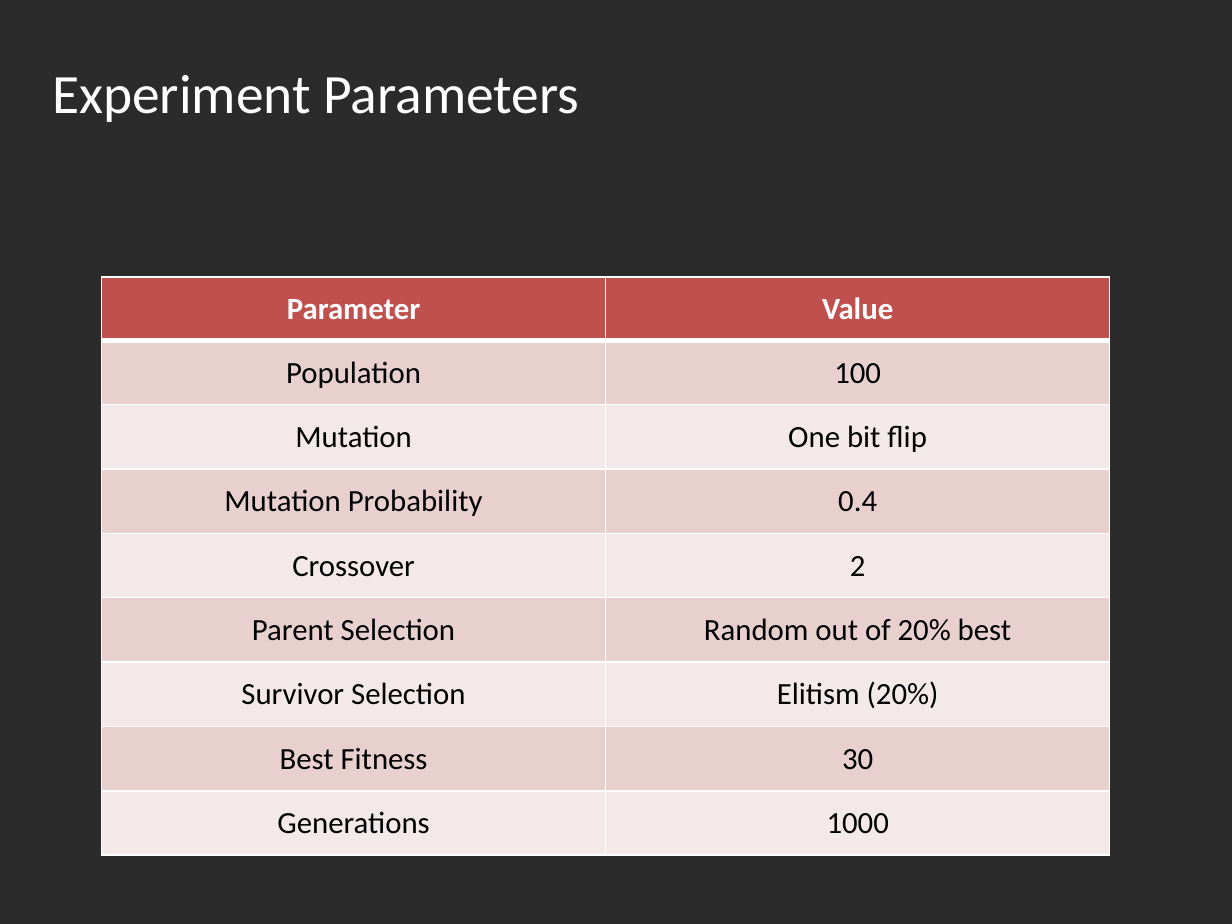
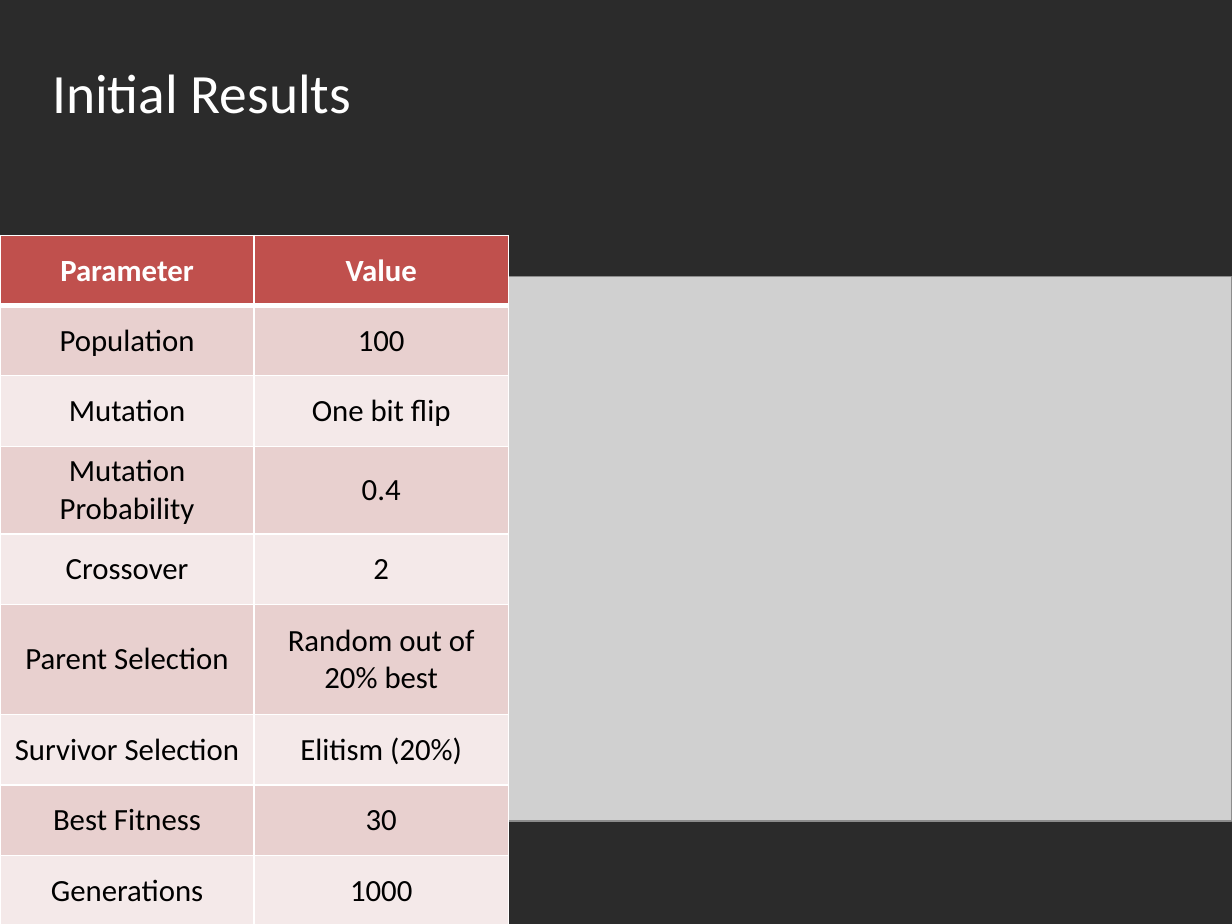
Before and after one commit to LironAvr/EvolutionaryLightsUp, a slide deck: slide 17 of presentation.pptx (slide 19 before the commit). Drawn at 1232x924 pixels with LibreOffice and Linux fonts; fonts in the diff are those of the drawing; grey boxes stand for pictures; background and template pictures are left out; a plain dark background stands for a picture behind light text. Boxes give left, top, right and bottom in pixels: in the first picture for what was removed or moved away, otherwise in the second. Text is boxed around its words. In the diff, an @@ line names an element or a change of style, - is before the commit and + after.

```diff
--- a/presentation.pptx
+++ b/presentation.pptx
@@ title at <box>52,74,351,114</box>: text changed @@
-Experiment Parameters
+Initial Results
@@ table: place and size @@
-table at <box>101,277,1109,856</box>
+table at <box>0,235,508,924</box>
@@ picture added at <box>509,277,1232,822</box> @@
```
Also in this commit, not shown: 3 other slides changed, 1 slide added, 3 slides removed.
